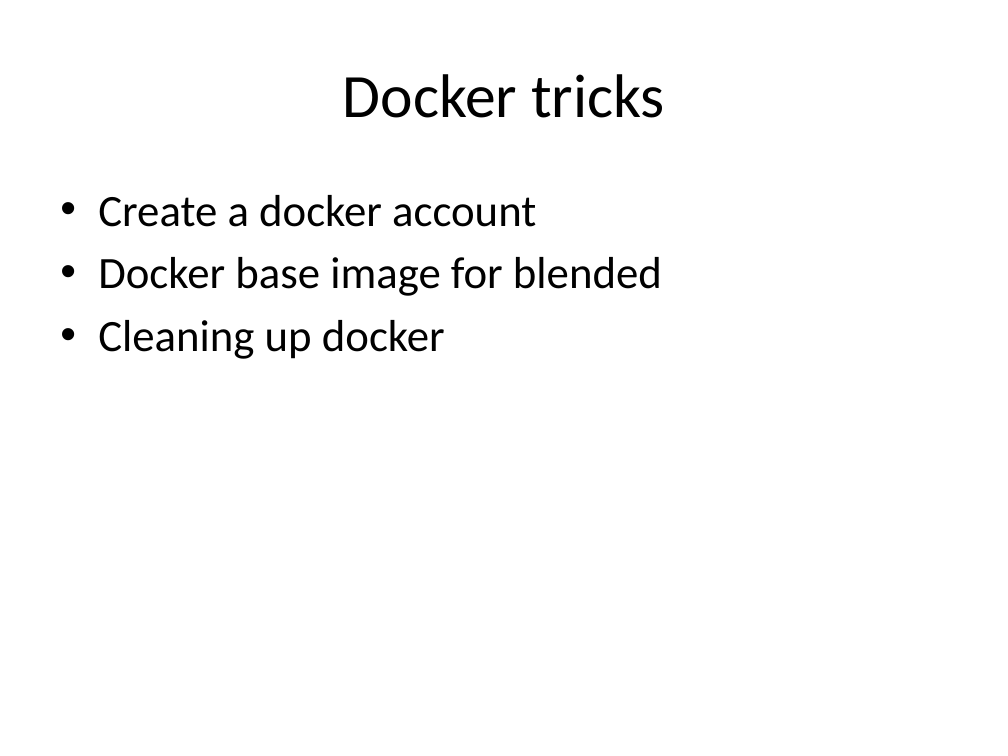
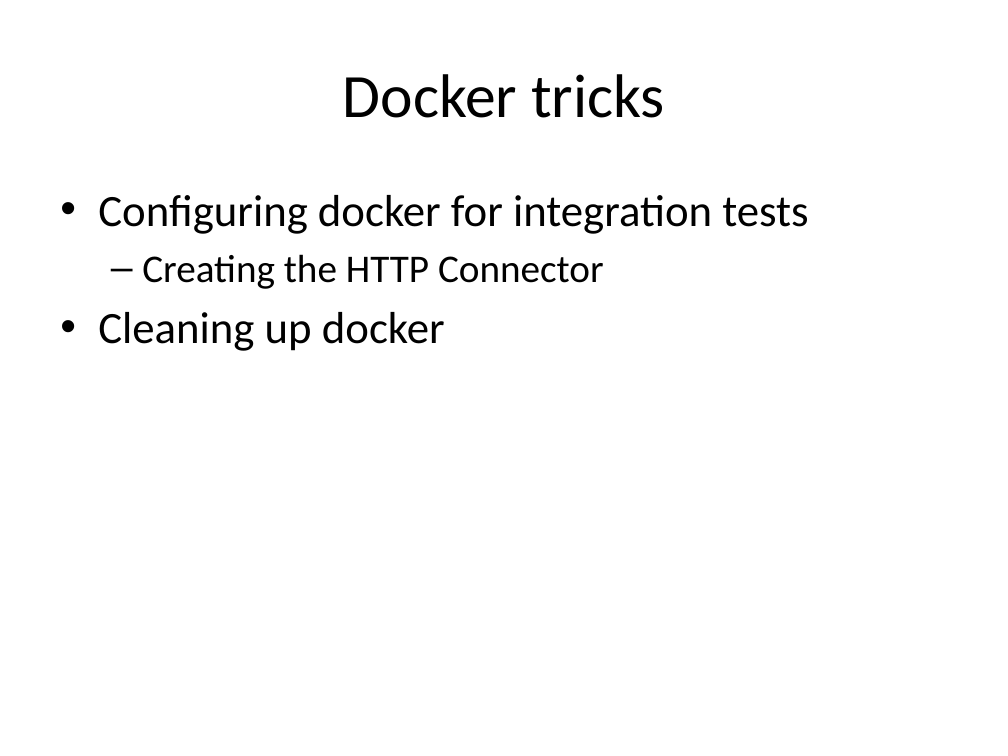
Before and after one commit to woq-blended/woq.github.io, a slide deck: slide 19 of media/IntegrationTesting.pptx (slide 12 before the commit). Drawn at 1008x756 pixels with LibreOffice and Linux fonts; fonts in the diff are those of the drawing. Boxes give left, top, right and bottom in pixels: in the first picture for what was removed or moved away, otherwise in the second. Text is boxed around its words. In the diff, an @@ line names an element or a change of style, - is before the commit and + after.

Commit message:
Working on presentation.

```diff
--- a/media/IntegrationTesting.pptx
+++ b/media/IntegrationTesting.pptx
@@ text at [98, 195, 808, 289]: text changed @@
-• Create a docker account
-• Docker base image for blended
+• Configuring docker for integration tests
+  – Creating the HTTP Connector
```
Also in this commit, not shown: 13 other slides changed, 10 slides added, 1 slide removed, 4 other files.
